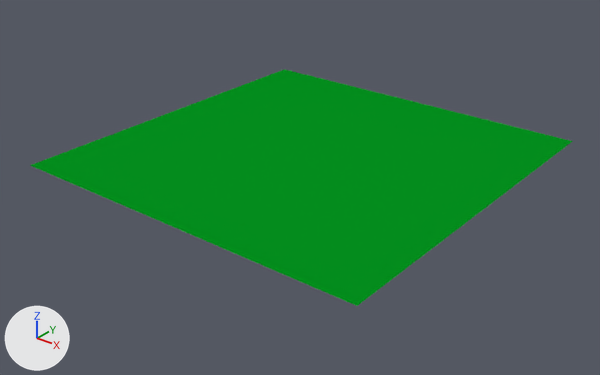
An edit to the Blender file Assets/Models/world_1_2.blend, drawn before and after from the same camera.
One viewpoint serves both versions: a 50 mm camera at (182.5, -234.5, 129.0) aimed at (2.3, -9.2, -10.7). Every picture has the same lights, and +X, +Y and +Z are marked at lower left.
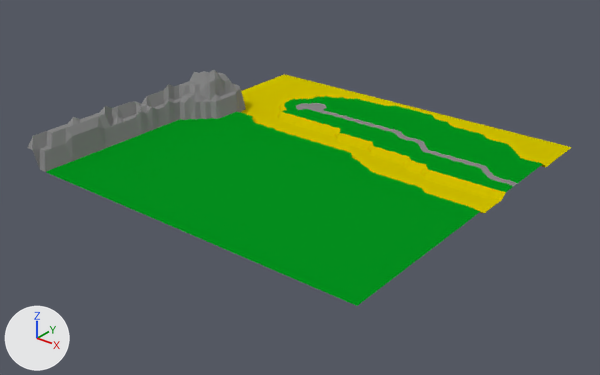
Pixel boxes (x1, y1, x2, y2) of what changed, in the pictures (600 x 375 px; the box of a moved part takes in the faces that stretch with it):
'Plane', reshaped, recoloured: before (30, 69, 573, 306); after (27, 70, 571, 306)
part 1 of me_plane, moved or reshaped: before (30, 69, 573, 212); after (27, 70, 571, 213)
part 2 of me_plane, recoloured (green to grey): (296, 103, 517, 186) in both

Edits to the bpy script that builds the scene:
```text
Add mat_sand:
    mat_sand = diffuse_material('Sand')
    mat_sand.base_color = (0.617, 0.521, 0.0)  # yellow #cebf00
Add mat_road:
    mat_road = diffuse_material('Road')
    mat_road.base_color = (0.238, 0.238, 0.238)  # grey #868686
Change me_plane:
    used by ob_plane; location = (0.0, 0.0, 0.0)
    remove me_plane.from_pydata(...)  # 2401 vertices, 4608 faces; spans x -75.0..75.0, y -75.0..75.0, z 0.0
    add me_plane.from_pydata(...)  # 2401 vertices, 4608 faces; spans x -75.0..75.0, y -75.0..75.0, z -3.0..17.0
    me_plane part 1: 740 of 2401 vertices moved; they spanned x -75.0..75.0, y -75.0..75.0, z 0.0 and now span x -75.0..75.0, y -75.0..75.0, z -3.0..17.0; mean shift (0.0, 0.0, 0.0); largest move (-66.0, 16.0, 0.0) -> (-66.0, 16.0, 17.0)
    me_plane part 2: 365 of the faces centred in x -74.0..74.0, y -74.0..46.0, z 0.0 switch from mat_grass (green #04921e) to mat_road (grey #868686)
    add me_plane.materials.append(mat_sand)  # yellow #cebf00
```
